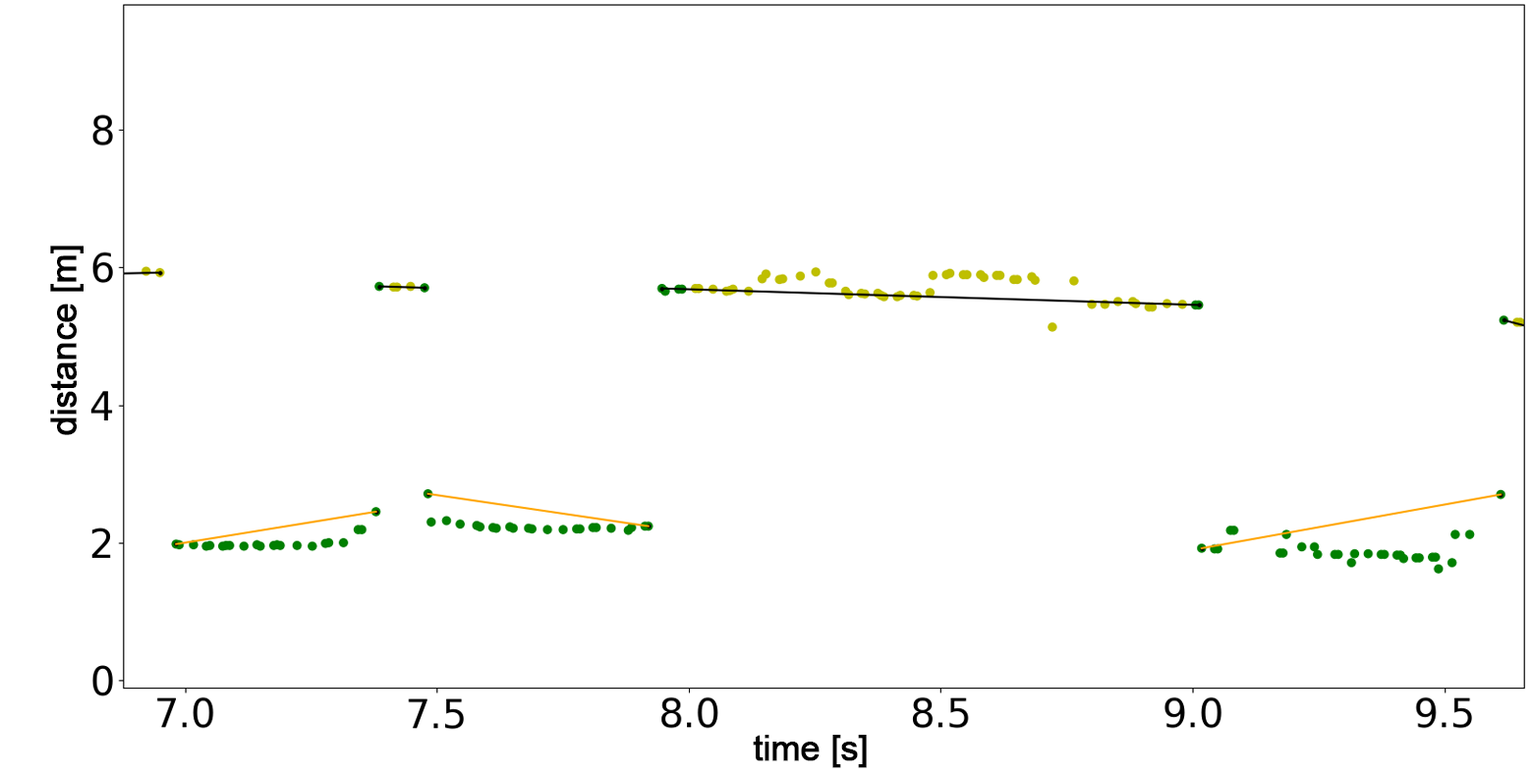
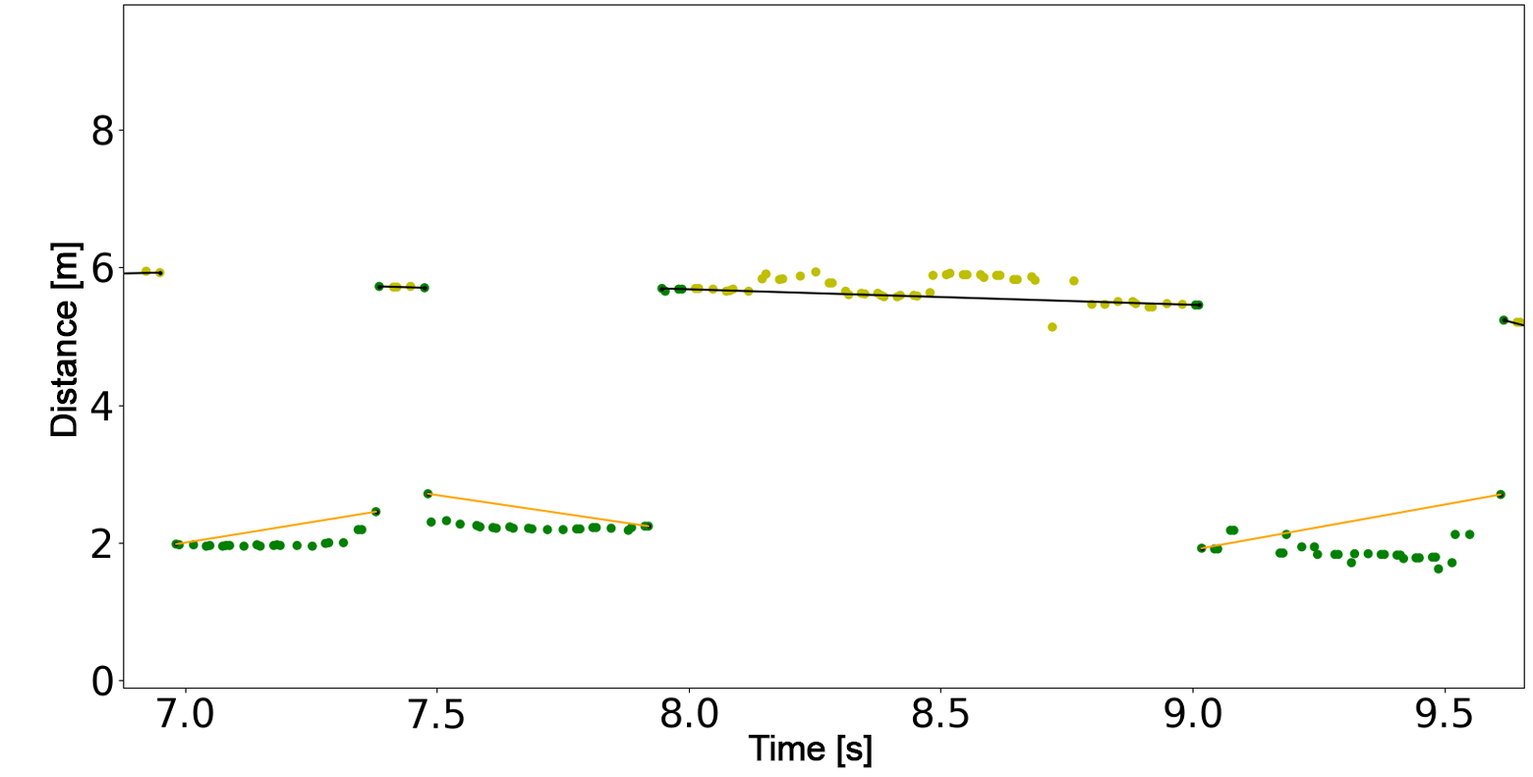
Comparing the layer stacks of the two 1533x777 images. Changes:
renamed "distance [m]" to "Distance [m]", painted on it over [50, 242, 84, 437]
renamed "time [s]" to "Time [s]", painted on it over [747, 734, 872, 769]
